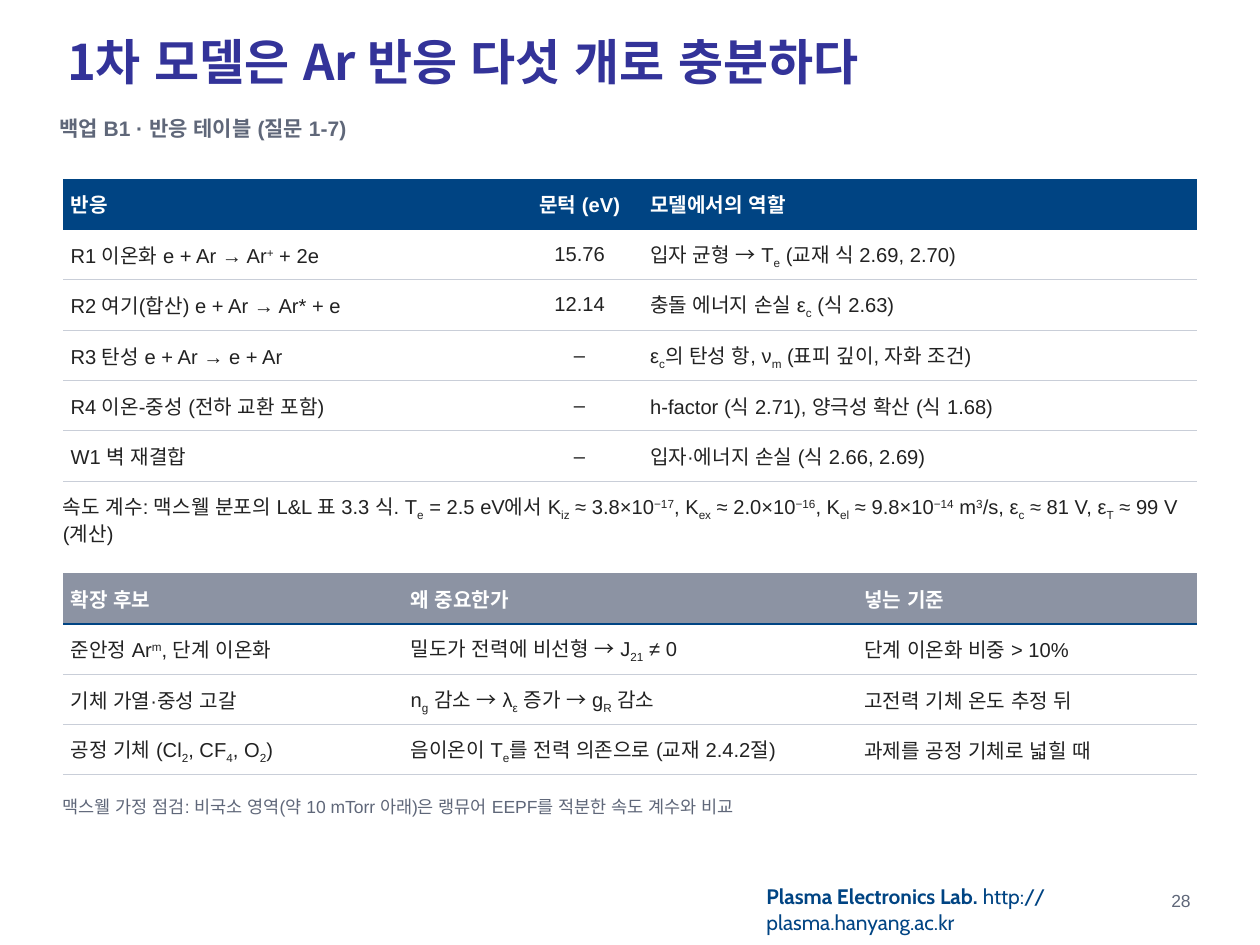
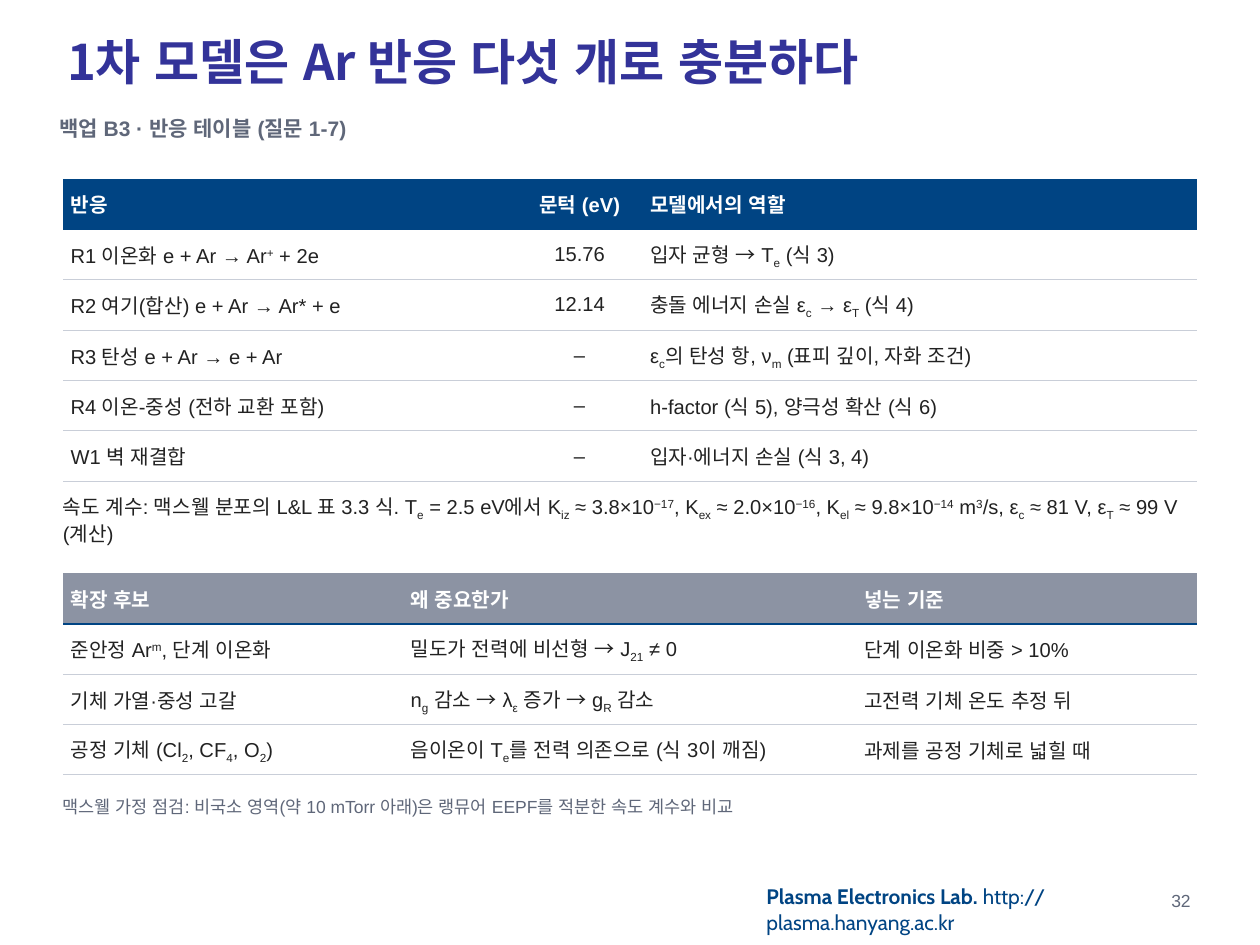
Before and after one commit to garlicjam-pyo/plasma, a slide deck: slide 32 of presentations/1차발표_최종.pptx (slide 28 before the commit). Drawn at 1260x945 pixels with LibreOffice and Linux fonts; fonts in the diff are those of the drawing; background and template pictures are left out. Boxes give left, top, right and bottom in pixels: in the first picture for what was removed or moved away, otherwise in the second. Text is boxed around its words. In the diff, an @@ line names an element or a change of style, - is before the commit and + after.

```diff
--- a/presentations/1차발표_최종.pptx
+++ b/presentations/1차발표_최종.pptx
@@ text at [59,118,346,141]: text changed @@
-백업 B1 · 반응 테이블 (질문 1-7)
+백업 B3 · 반응 테이블 (질문 1-7)
@@ table at [63,179,1197,481] @@
-row 2, column 3: 입자 균형 → Te (교재 식 2.69, 2.70)
+row 2, column 3: 입자 균형 → Te (식 3)
-row 3, column 3: 충돌 에너지 손실 εc (식 2.63)
+row 3, column 3: 충돌 에너지 손실 εc → εT (식 4)
-row 5, column 3: h-factor (식 2.71), 양극성 확산 (식 1.68)
+row 5, column 3: h-factor (식 5), 양극성 확산 (식 6)
-row 6, column 3: 입자·에너지 손실 (식 2.66, 2.69)
+row 6, column 3: 입자·에너지 손실 (식 3, 4)
@@ table at [63,573,1197,775] @@
-row 4, column 2: 음이온이 Te를 전력 의존으로 (교재 2.4.2절)
+row 4, column 2: 음이온이 Te를 전력 의존으로 (식 3이 깨짐)
@@ page number at [1171,895,1190,907]: text changed @@
-28
+32
```
Also in this commit, not shown: 23 other slides changed, 12 slides added, 8 slides removed, 21 other files.
